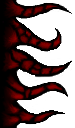
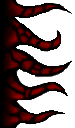
Layers edited between the first and the second (75, 128) image:
painted on "test1" over [45, 87, 64, 117]
painted on "The Blackness" over [15, 0, 73, 128]
showed "Background", painted on it over [15, 0, 73, 128]
